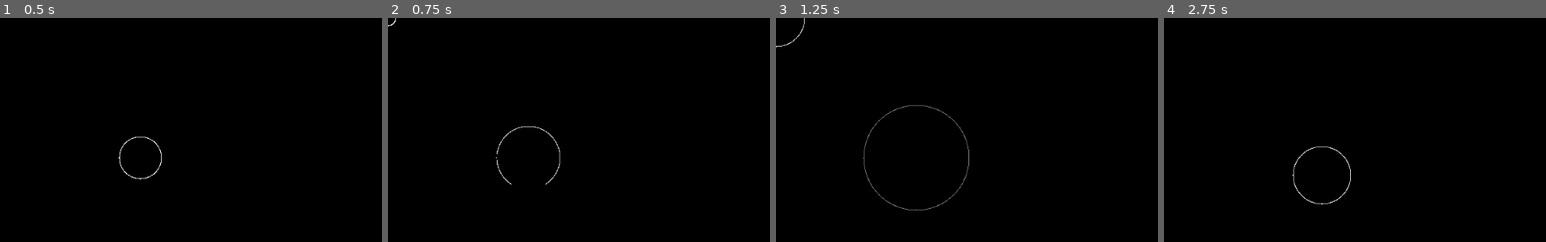
Above: before the commit, frames 1-4 (left to right).
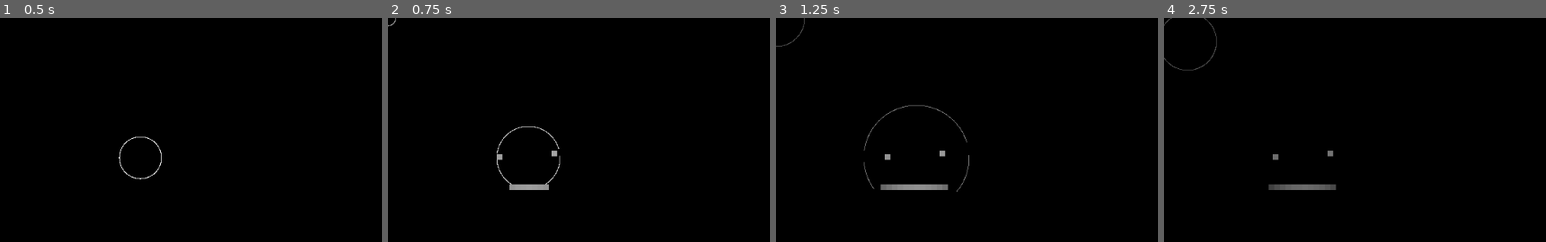
Above: after the commit, the same moments.

Repository: vodpox/ggj2018
Game: Godot game, scene res://Scenes/Main.tscn
Two runs of this game, one before a commit and one after it. Both use one fixed random seed, a clock stepped at 60 frames per second and the inputs below. The engine's default icon, where the game draws it, is replaced by a stand-in: a white triangle on a blue panel in a dark square.
Inputs (mouse positions are in pixels of both pictures, inside the frame that each line leads up to):
- Up to frame 1 (0.5 s): no input
- Up to frame 2 (0.75 s): tap Enter at 0.5 s; move the mouse to (outside the picture) at 0.52 s; press the mouse at (outside the picture) at 0.53 s; hold Right (ui_right) from 0.53 s (still down)
- Up to frame 3 (1.25 s): keep holding Right (ui_right)
- Up to frame 4 (2.75 s): move the mouse to (outside the picture) at 1.27 s; release Right (ui_right) at 1.28 s; release the mouse at (outside the picture) at 1.28 s; hold Down (ui_down) 1.28-2.03 s; click (outside the picture) at 1.35 s; tap Space at 2 s; move the mouse to (outside the picture) at 2.02 s; press the mouse at (outside the picture) at 2.03 s; hold Right (ui_right) from 2.03 s (still down)

Frame 1 is identical in both runs. In frame 2, 0.4% of the frame differs, in the area x 0-46%, y 0-77%; in frame 3, 0.8%; in frame 4, 1.0%, in the area x 0-49%, y 0-84%.

Commit message:
Changed player's type into KinematicBody2D

Diff:
--- a/Scenes/Main.tscn
+++ b/Scenes/Main.tscn
@@ -8,7 +8,7 @@
 
 [node name="Player" parent="." index="0" instance=ExtResource( 1 )]
 
-collision_mask = 0
+_sections_unfolded = [ "Collision", "Z Index", "collision" ]
 
 [node name="SoundWave" parent="." index="1" instance=ExtResource( 2 )]
 
--- a/Scenes/Player.gd
+++ b/Scenes/Player.gd
@@ -1,7 +1,6 @@
-extends Area2D
+extends KinematicBody2D
 
 
-export (int) var collisionSize
 export (int) var speed
 export (int) var maxHealth
 export (PackedScene) var soundWave
@@ -38,13 +37,8 @@
 
 
 	if velocity.length() > 0:
-		velocity = velocity.normalized() * speed
-		$CollisionRay.look_at(position + velocity)
-
-		if $CollisionRay.is_colliding():
-			pass
-		else:
-			position += velocity
+		velocity = velocity.normalized() * speed * delta
+		move_and_collide(velocity)
 
 	rotation = position.angle_to_point(get_viewport().get_mouse_position()) + PI
 
@@ -58,14 +52,11 @@
 	get_parent().add_child(shootWave);
 	shootWave.start(position, shootVolume)
 
-	$BulletRay.enabled = true
 	if $BulletRay.is_colliding():
 
 		var hitWave = soundWave.instance();
 		get_parent().add_child(hitWave);
 		hitWave.start($BulletRay.get_collision_point(), hitVolume)
-
-	$BulletRay.enabled = false
 
 	isReloaded = false
 	$ReloadTimer.start()
@@ -77,10 +68,10 @@
 
 func spawn(pos):
 	position = pos
-	monitoring = true
+	#monitoring = true
 	health = maxHealth
 	show()
-	monitoring = true
+	#monitoring = true
 
 
 
--- a/Scenes/Player.tscn
+++ b/Scenes/Player.tscn
@@ -9,28 +9,19 @@
 custom_solver_bias = 0.0
 radius = 10.0
 
-[node name="Player" type="Area2D" index="0"]
+[node name="Player" type="KinematicBody2D"]
 
 input_pickable = true
-gravity_vec = Vector2( 0, 1 )
-gravity = 98.0
-linear_damp = 0.1
-angular_damp = 1.0
 collision_layer = 2
 collision_mask = 2
-audio_bus_override = false
-audio_bus_name = "Master"
+collision/safe_margin = 0.08
 script = ExtResource( 1 )
-_sections_unfolded = [ "Collision" ]
-__meta__ = {
-"_edit_group_": true
-}
-collisionSize = 10
-speed = 5
+_sections_unfolded = [ "Collision", "collision" ]
+speed = 45
 maxHealth = 1
 soundWave = ExtResource( 2 )
-shootVolume = 100
-hitVolume = 50
+shootVolume = 50
+hitVolume = 25
 
 [node name="Sprite" type="Sprite" parent="." index="0"]
 
@@ -39,31 +30,23 @@
 
 [node name="CollisionShape2D" type="CollisionShape2D" parent="." index="1"]
 
-visible = false
 shape = SubResource( 1 )
 
-[node name="CollisionRay" type="RayCast2D" parent="." index="2"]
-
-enabled = true
-exclude_parent = true
-cast_to = Vector2( 6, 0 )
-collision_mask = 1
-
-[node name="ReloadTimer" type="Timer" parent="." index="3"]
+[node name="ReloadTimer" type="Timer" parent="." index="2"]
 
 process_mode = 1
 wait_time = 1.5
 one_shot = false
 autostart = false
 
-[node name="BulletRay" type="RayCast2D" parent="." index="4"]
+[node name="BulletRay" type="RayCast2D" parent="." index="3"]
 
-enabled = false
+enabled = true
 exclude_parent = true
 cast_to = Vector2( 1000, 0 )
 collision_mask = 1
 
-[node name="CoughTimer" type="Timer" parent="." index="5"]
+[node name="CoughTimer" type="Timer" parent="." index="4"]
 
 process_mode = 1
 wait_time = 1.0
--- a/Scenes/Wall.gd
+++ b/Scenes/Wall.gd
@@ -1,4 +1,4 @@
-extends Area2D
+extends StaticBody2D
 
 var RGB = 0
 
--- a/Scenes/Wall.tscn
+++ b/Scenes/Wall.tscn
@@ -8,20 +8,17 @@
 custom_solver_bias = 0.0
 extents = Vector2( 4.01522, 4.00302 )
 
-[node name="Wall" type="Area2D"]
+[node name="Wall" type="StaticBody2D" index="0"]
 
 input_pickable = true
-gravity_vec = Vector2( 0, 1 )
-gravity = 98.0
-linear_damp = 0.1
-angular_damp = 1.0
-audio_bus_override = false
-audio_bus_name = "Master"
+collision_layer = 3
+collision_mask = 3
+constant_linear_velocity = Vector2( 0, 0 )
+constant_angular_velocity = 0.0
+friction = 1.0
+bounce = 0.0
 script = ExtResource( 1 )
 _sections_unfolded = [ "Collision", "Visibility" ]
-__meta__ = {
-"_edit_group_": true
-}
 
 [node name="Sprite" type="Sprite" parent="." index="0"]
 
Not shown: 24 places in Scenes/Start screen.tscn that only renumber resources
